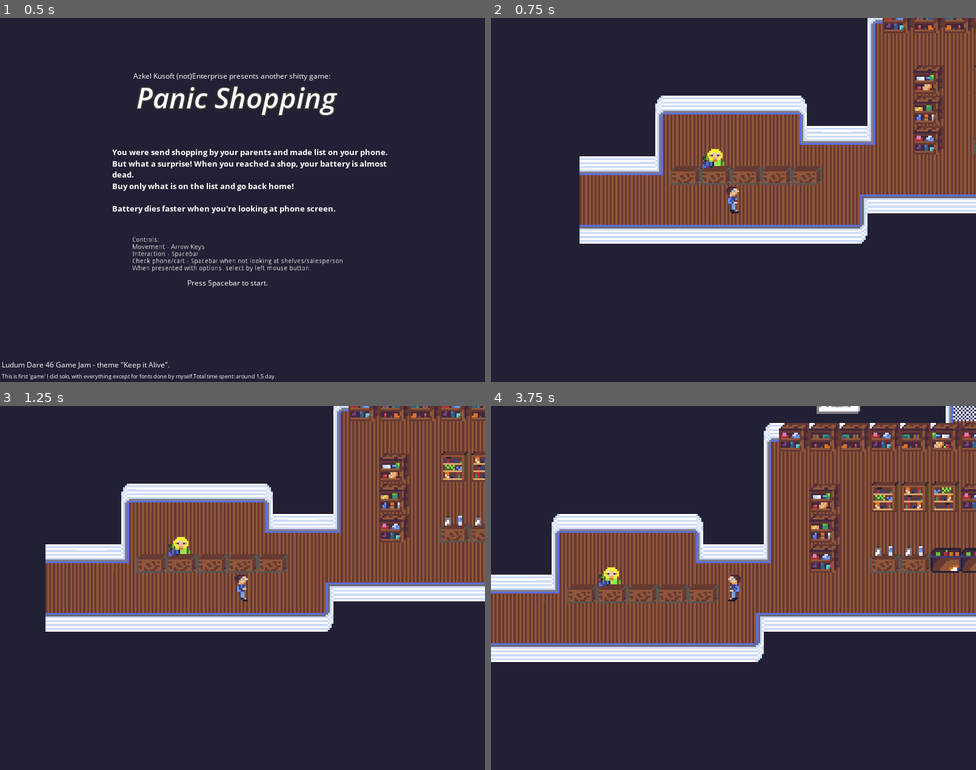
Above: before the commit, frames 1-4 (two rows, left to right).
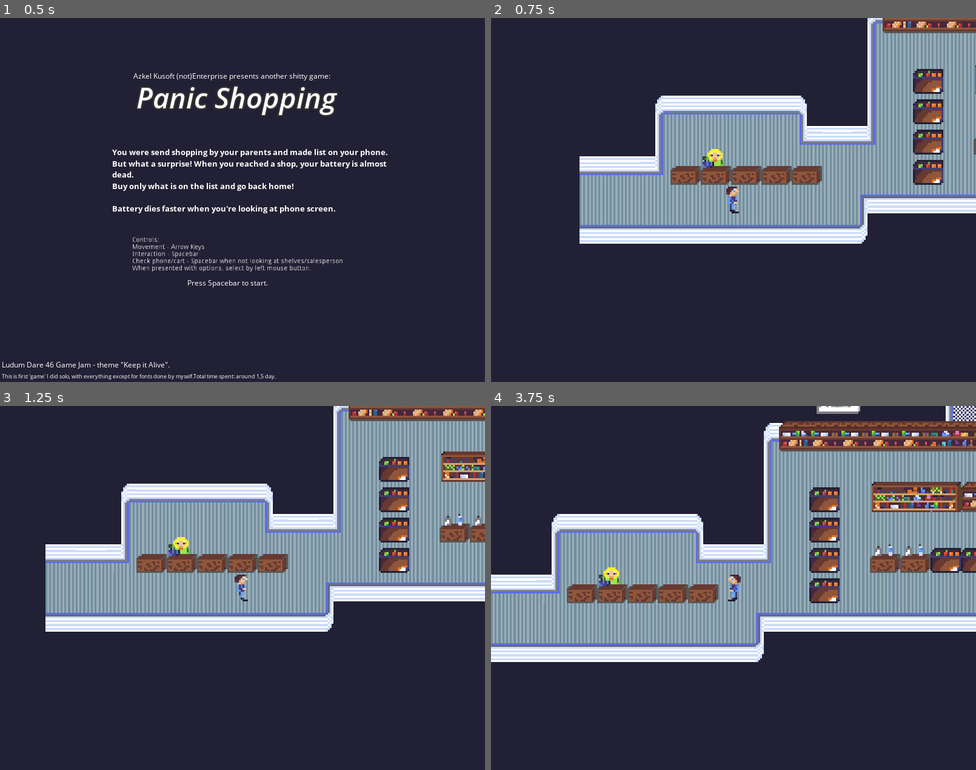
Above: after the commit, the same moments.

Repository: Azkel/LD46Game
Game: Godot game, scene res://scenes/levels/StartScene.tscn
Two runs of this game, one before a commit and one after it. Both use one fixed random seed, a clock stepped at 60 frames per second and the inputs below.
Inputs:
- Up to frame 1 (0.5 s): no input
- Up to frame 2 (0.75 s): tap Space (ui_select) at 0.5 s; hold Right (ui_right) from 0.53 s (still down); hold Enter (ui_accept) from 0.53 s (still down)
- Up to frame 3 (1.25 s): keep holding Right (ui_right); keep holding Enter (ui_accept)
- Up to frame 4 (3.75 s): release Right (ui_right) at 1.28 s; release Enter (ui_accept) at 1.28 s; hold Down (ui_down) 1.28-2.03 s; tap Enter (ui_accept) at 1.35, 1.52, 1.82, 2, 2.85, 3.02, 3.32, 3.5 s; hold Right (ui_right) 2.03-2.78 s; hold Enter (ui_accept) 2.03-2.78 s; hold Up (ui_up) 2.78-3.53 s; hold Left (ui_left) from 3.53 s (still down); hold Enter (ui_accept) from 3.53 s (still down)

Frame 1 is identical in both runs. In frame 2, 22% of the frame differs, in the area x 18-100%, y 0-57%; in frame 3, 25%; in frame 4, 31%, in the area x 0-100%, y 4-66%.

Commit message:
More adjustments to sprites

Diff:
--- a/assets/tilemaps/ShopTileset.tres
+++ b/assets/tilemaps/ShopTileset.tres
@@ -1038,7 +1038,7 @@
 22/region = Rect2( 0, 96, 96, 32 )
 22/tile_mode = 1
 22/autotile/bitmask_mode = 2
-22/autotile/bitmask_flags = [ Vector2( 0, 0 ), 511, Vector2( 0, 1 ), 511, Vector2( 1, 0 ), 511, Vector2( 1, 1 ), 511, Vector2( 2, 0 ), 511, Vector2( 2, 1 ), 511, Vector2( 3, 0 ), 511, Vector2( 3, 1 ), 511, Vector2( 4, 0 ), 511, Vector2( 4, 1 ), 511, Vector2( 5, 0 ), 511, Vector2( 5, 1 ), 511 ]
+22/autotile/bitmask_flags = [ Vector2( 0, 0 ), 292, Vector2( 0, 1 ), 292, Vector2( 3, 0 ), 73, Vector2( 3, 1 ), 73, Vector2( 4, 0 ), 511, Vector2( 4, 1 ), 511, Vector2( 5, 0 ), 511, Vector2( 5, 1 ), 511 ]
 22/autotile/icon_coordinate = Vector2( 4, 0 )
 22/autotile/tile_size = Vector2( 16, 16 )
 22/autotile/spacing = 0
@@ -1139,3 +1139,26 @@
 "shape_transform": Transform2D( 1, 0, 0, 1, 0, 0 )
 } ]
 22/z_index = 0
+23/name = "sHELVES 2"
+23/texture = ExtResource( 1 )
+23/tex_offset = Vector2( 0, 0 )
+23/modulate = Color( 1, 1, 1, 1 )
+23/region = Rect2( 96, 80, 32, 48 )
+23/tile_mode = 1
+23/autotile/bitmask_mode = 1
+23/autotile/bitmask_flags = [ Vector2( 0, 0 ), 32, Vector2( 0, 1 ), 32, Vector2( 0, 2 ), 376, Vector2( 1, 0 ), 8, Vector2( 1, 1 ), 8, Vector2( 1, 2 ), 376 ]
+23/autotile/icon_coordinate = Vector2( 0, 0 )
+23/autotile/tile_size = Vector2( 16, 16 )
+23/autotile/spacing = 0
+23/autotile/occluder_map = [  ]
+23/autotile/navpoly_map = [  ]
+23/autotile/priority_map = [  ]
+23/autotile/z_index_map = [  ]
+23/occluder_offset = Vector2( 0, 0 )
+23/navigation_offset = Vector2( 0, 0 )
+23/shape_offset = Vector2( 0, 0 )
+23/shape_transform = Transform2D( 1, 0, 0, 1, 0, 0 )
+23/shape_one_way = false
+23/shape_one_way_margin = 0.0
+23/shapes = [  ]
+23/z_index = 0
--- a/scenes/levels/FirstLevel.tscn
+++ b/scenes/levels/FirstLevel.tscn
@@ -31,7 +31,7 @@
 tile_set = ExtResource( 1 )
 cell_size = Vector2( 16, 16 )
 format = 1
-tile_data = PoolIntArray( -327674, 20, 0, -327672, 20, 0, -3 …(245 unchanged characters)… 0, -65535, 20, 0, -65522, 20, 0, 0, 22, 2, 1, 22, 3, 2, 22, 65539, 3, 22, 2, 4, 22, 65539, 5, 22, 0, 6, 22, 2, 7, 22, 1, 8, 22, 65536, 9, 22, 3, 12, 22, 3, 13, 14, 0, 14, 14, 0, 15, 14, 0, 16, 14, 0, 131073, 22, 65536, 131075, 22, 4, 131076, 22, 5, 131077, 22, 65541, 131078, 22, 2, 131079, 22, 65539, 131080, 22, 65536, 131081, 22, 1, 131082, 22, 0, 131083, 22, 65537, 131085, 22, 4, 131086, 22, 5, 131087, 22, 65540, 131088, 22, 5, 131090, 20, 0, 196609, 22, 1, 262145, 22, 2, 262147, 17, 0, 262148, 17, 0, 262149, 18, 0, 262150, 18, 0, 262151, 18, 0, 262152, 22, 65539, 262153, 22, 65536, 262154, 22, 2, 262155, 22, 65539, 262157, 17, 0, 262158, 19, 0, 262159, 17, 0, 262160, 18, 0, 262162, 20, 0, 393209, 19, 0, 393210, 16, 0, 393211, 19, 0, 393212, 19, 0, 393213, 19, 0, 327688, 21, 0 )
+tile_data = PoolIntArray( -327674, 20, 0, -327672, 20, 0, -3 …(245 unchanged characters)… 0, -65535, 20, 0, -65522, 20, 0, 0, 22, 65536, 1, 22, 4, 2, 22, 4, 3, 22, 4, 4, 22, 4, 5, 22, 65540, 6, 22, 65541, 7, 22, 65540, 8, 22, 5, 9, 22, 3, 12, 13, 0, 13, 14, 0, 14, 14, 0, 15, 14, 0, 16, 14, 0, 131073, 18, 0, 131075, 23, 0, 131076, 23, 131072, 131077, 23, 1, 131078, 22, 65536, 131079, 22, 4, 131080, 22, 5, 131081, 22, 5, 131082, 22, 65540, 131083, 22, 65539, 131085, 23, 0, 131086, 23, 131072, 131087, 23, 131073, 131088, 23, 1, 131090, 20, 0, 196609, 18, 0, 262145, 18, 0, 262147, 17, 0, 262148, 17, 0, 262149, 18, 0, 262150, 18, 0, 262151, 18, 0, 262152, 22, 0, 262153, 22, 4, 262154, 22, 4, 262155, 22, 65539, 262157, 17, 0, 262158, 19, 0, 262159, 17, 0, 262160, 18, 0, 262162, 20, 0, 393209, 19, 0, 393210, 16, 0, 393211, 19, 0, 393212, 19, 0, 393213, 19, 0, 327681, 18, 0, 327688, 21, 0 )
 
 [node name="Tea" parent="Objects" instance=ExtResource( 3 )]
 position = Vector2( 242.237, 71.9128 )
Binary file changed: assets/tilemaps/gfx/Tilemap01.png
